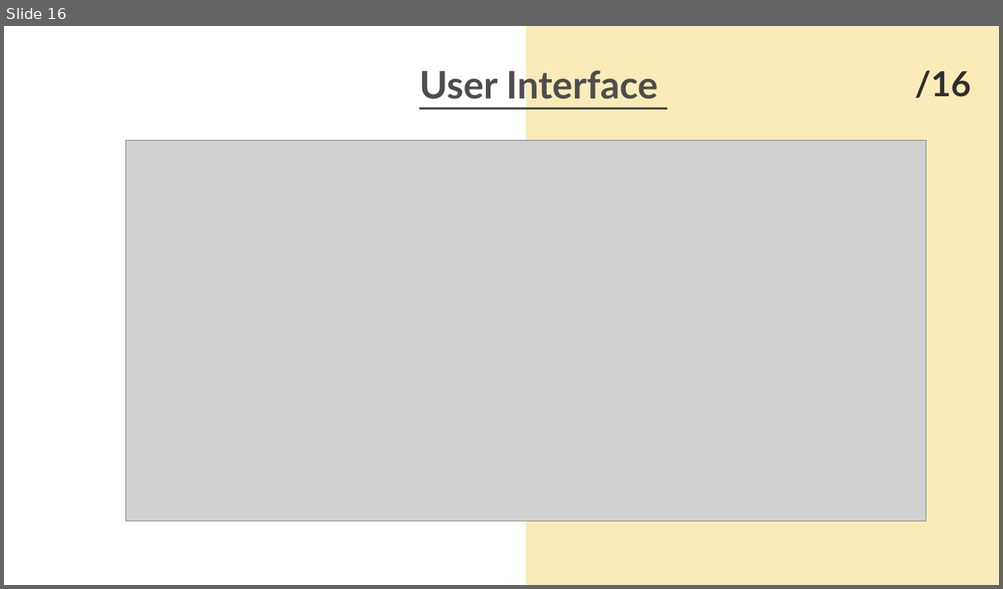
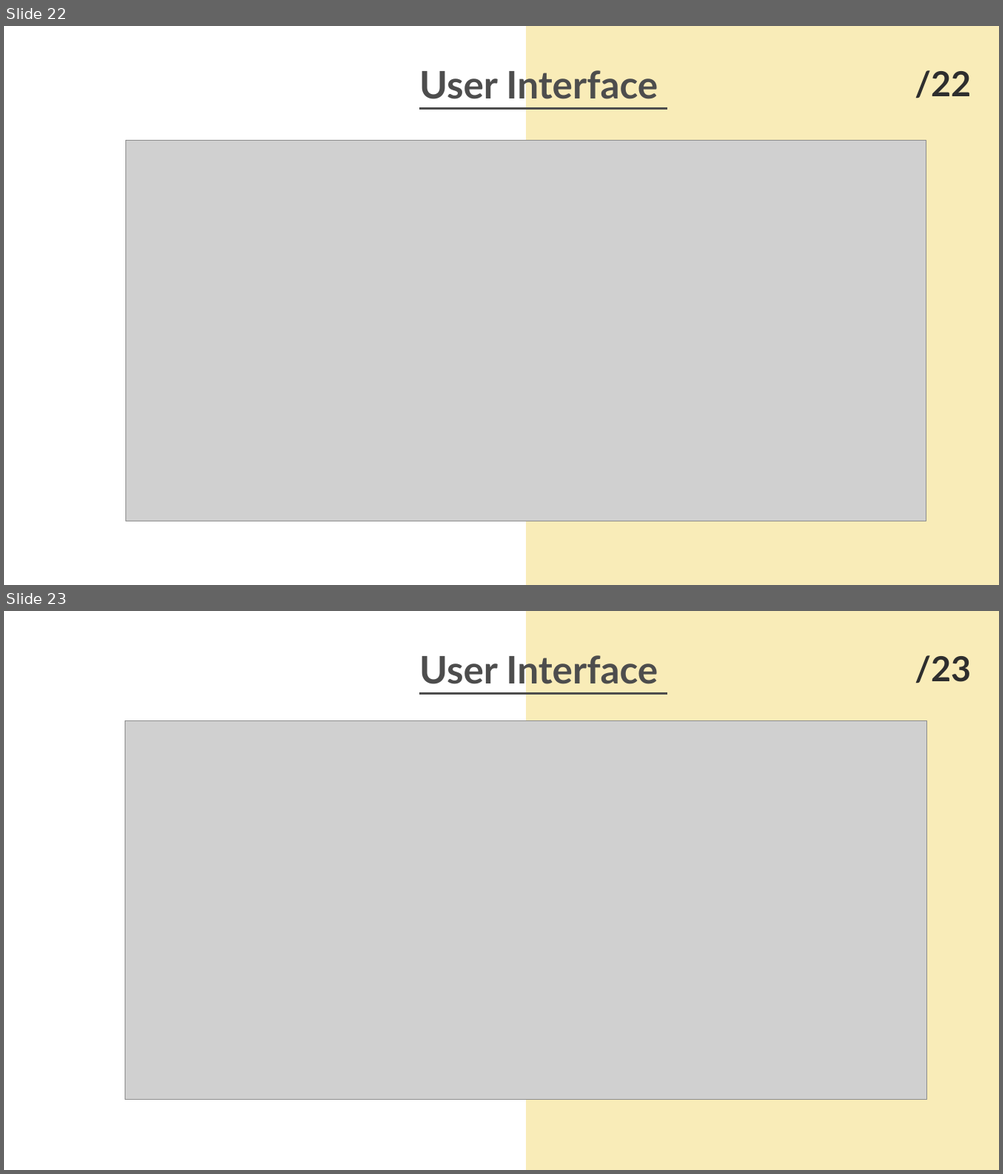
Before and after one commit to SadiaImran/PodVerse, a slide deck: docs/60%/PodVerse-60%-PPT.pptx. Shown one above the other, each under a label of ours: slide 16 before the commit, slides 22 and 23 after it. The pictures are 1003x589 and 1003x1174 pixels, drawn with LibreOffice and Linux fonts; fonts in the diff are those of the drawing; grey boxes stand for pictures. Boxes give left, top, right and bottom in pixels: in the first picture for what was removed or moved away, otherwise in the second. Text is boxed around its words. In the diff, an @@ line names an element or a change of style, - is before the commit and + after.

Commit message:
updated user interface in slides

```diff
--- a/docs/60%/PodVerse-60%-PPT.pptx
+++ b/docs/60%/PodVerse-60%-PPT.pptx
@@ slide 23 added at (x1=4, y1=611, x2=999, y2=1170), background #FFFFFF @@
@@ freeform shape added at (x1=526, y1=611, x2=999, y2=1170), fill #F9ECB8 @@
@@ text added at (x1=419, y1=651, x2=657, y2=691), 55 pt, text #4D4D4D, bold, underline @@
+User Interface
@@ text added at (x1=914, y1=655, x2=970, y2=684), 50 pt, text #2E2E2E, bold @@
+/23
@@ picture added at (x1=125, y1=721, x2=927, y2=1099) @@
@@ what was slide 16 is now slide 22 @@
@@ slide 22 changed as well @@
@@ text at (x1=914, y1=70, x2=970, y2=99): text changed @@
-/16
+/22
```
Also in this commit, not shown: 6 other slides changed, 8 other slides added.
